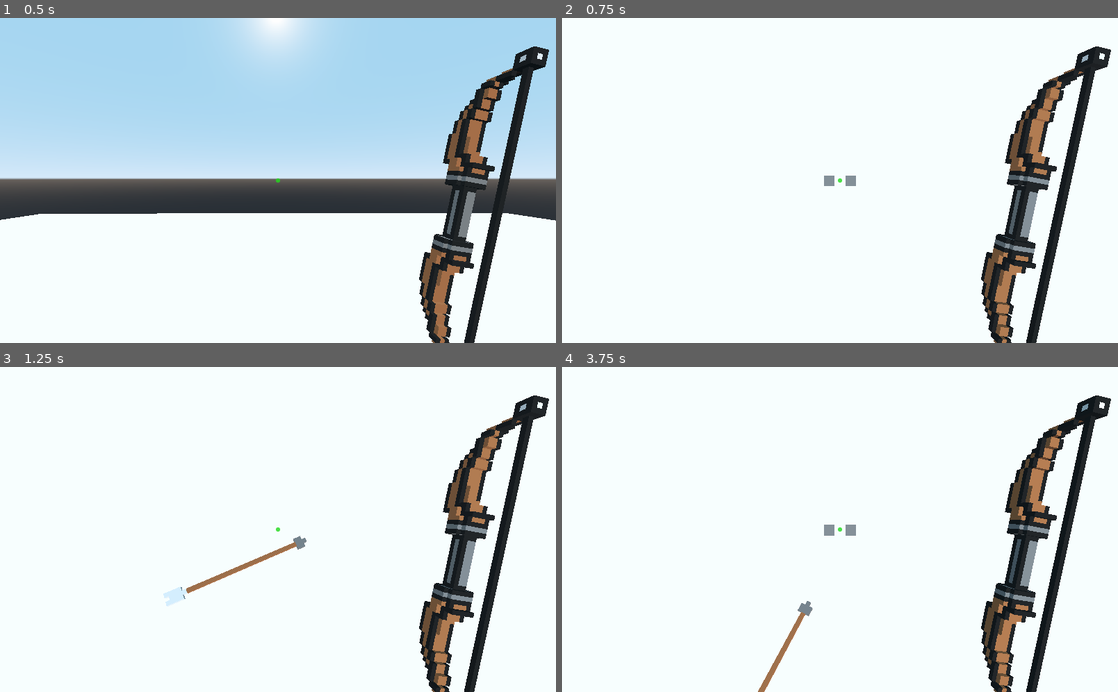
Above: before the commit, frames 1-4 (two rows, left to right).
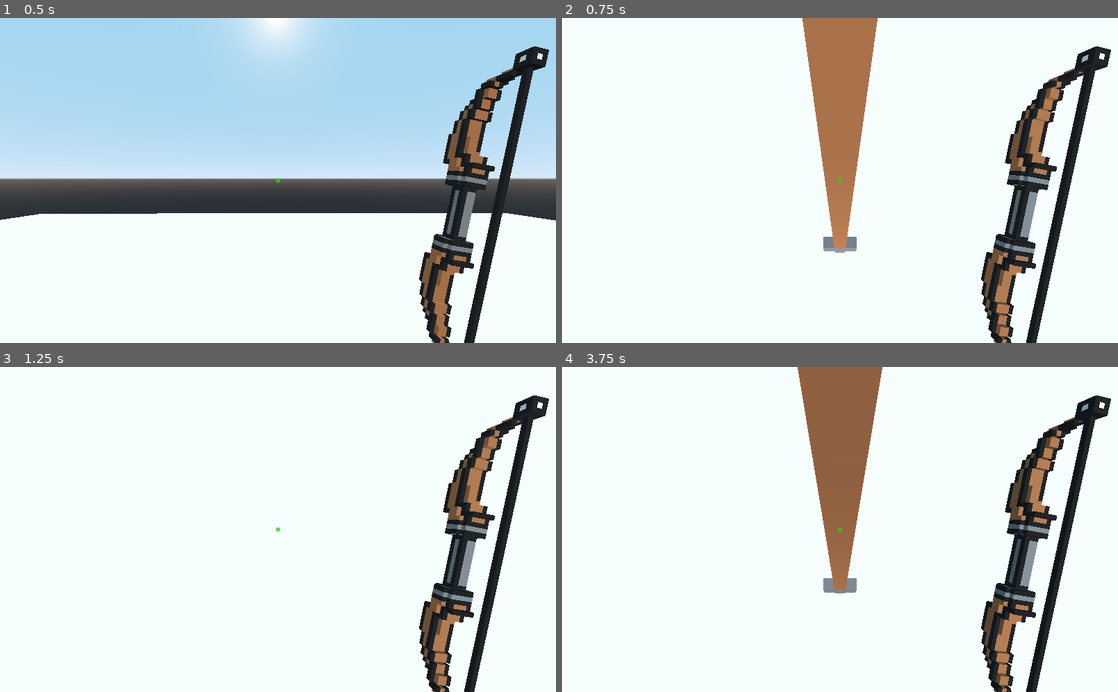
Above: after the commit, the same moments.

Repository: Wellbek/GamePhysicsSPP
Game: Godot game, scene res://Scenes/PrototypeScene.tscn
The game is run twice, just before and just after one commit, with the same random seed, the same clock (stepped at 60 frames per second) and the same inputs.
Inputs (mouse positions are in pixels of both pictures, inside the frame that each line leads up to):
- Up to frame 1 (0.5 s): no input
- Up to frame 2 (0.75 s): tap Enter at 0.5 s; move the mouse to (962, 164) at 0.52 s; click (962, 164) at 0.6 s
- Up to frame 3 (1.25 s): no input
- Up to frame 4 (3.75 s): move the mouse to (728, 545) at 1.27 s; tap Ctrl (show_mouse) at 1.35, 2.85 s; tap Space at 2 s; move the mouse to (895, 458) at 2.02 s; click (895, 458) at 2.1 s; move the mouse to (812, 594) at 2.77 s; tap Enter at 3.5 s; move the mouse to (1006, 578) at 3.52 s; click (1006, 578) at 3.6 s

Frame 1 is identical in both runs. In frame 2, 5.7% of the frame differs, in the area x 43-57%, y 0-73%; in frame 3, 0.5%; in frame 4, 6.5%, in the area x 35-58%, y 0-100%.

Commit message:
Arrow now rotating but not correctly...

Diff:
--- a/Final Game/Instances/Entities/Arrow.gd
+++ /dev/null
@@ -1,6 +0,0 @@
-extends RigidBody
-
-func _process(delta):
-	# TODO: Arrow realistisch rotieren
-	# mby hilfreich: https://www.youtube.com/watch?v=3gHdnF1FZ1w (das ist 2D)
-	pass
--- a/Final Game/Instances/Entities/arrow.tscn
+++ b/Final Game/Instances/Entities/arrow.tscn
@@ -1,14 +1,11 @@
-[gd_scene load_steps=6 format=2]
+[gd_scene load_steps=5 format=2]
 
 [ext_resource path="res://Assets/Bow/bow_mat.tres" type="Material" id=1]
 [ext_resource path="res://Assets/Bow/arrow.obj" type="ArrayMesh" id=2]
-[ext_resource path="res://Instances/Entities/Arrow.gd" type="Script" id=3]
+[ext_resource path="res://Scripts/Arrow.gd" type="Script" id=3]
 
 [sub_resource type="BoxShape" id=1]
-extents = Vector3( 0.0958491, 0.047526, 0.124253 )
-
-[sub_resource type="BoxShape" id=2]
-extents = Vector3( 0.0705033, 0.0317685, 0.919152 )
+extents = Vector3( 0.146515, 0.109373, 1 )
 
 [node name="arrow" type="Spatial"]
 transform = Transform( 0.5, 0, 0, 0, 0.5, 0, 0, 0, 0.5, 0, 0, 0 )
@@ -19,17 +16,12 @@
 script = ExtResource( 3 )
 
 [node name="Spatial" type="Spatial" parent="RigidBody"]
-transform = Transform( 0.5, 0, 0, 0, 0.5, 0, 0, 0, 0.5, 0, 0, 0 )
 
 [node name="MeshInstance" type="MeshInstance" parent="RigidBody/Spatial"]
-transform = Transform( -1, 0, -3.25841e-07, 0, 1, 0, 3.25841e-07, 0, -1, -0.05, -1.55, -0.5 )
+transform = Transform( -0.5, 0, -1.62921e-07, 0, 0.5, 0, 1.62921e-07, 0, -0.5, -0.025, -0.775, -0.25 )
 mesh = ExtResource( 2 )
 material/0 = ExtResource( 1 )
 
-[node name="Tip_CollisionShape" type="CollisionShape" parent="RigidBody"]
-transform = Transform( -1, 0, -3.25841e-07, 0, 1, 0, 3.25841e-07, 0, -1, -3.09199e-07, 0, -0.687741 )
+[node name="CollisionShape" type="CollisionShape" parent="RigidBody/Spatial"]
+transform = Transform( 1, 0, 0, 0, 1, 0, 0, 0, 1, 0, 0, 0.0936524 )
 shape = SubResource( 1 )
-
-[node name="CollisionShape" type="CollisionShape" parent="RigidBody"]
-transform = Transform( 1, 0, 0, 0, 1, 0, 0, 0, 1, 0, 0, 0.128948 )
-shape = SubResource( 2 )
--- /dev/null
+++ b/Final Game/Scripts/Arrow.gd
@@ -0,0 +1,13 @@
+extends RigidBody
+
+var child = null
+
+func _ready():
+	child = get_child(0);
+
+func _process(delta):
+	# works kinda. however, the max/min rot we can get from start is like +/-25 (and just doesnt rlly look right in game)
+	var vec = Vector2(max(-global_transform.basis.inverse().xform(linear_velocity).z, 0),  linear_velocity.y)
+	var rot = int(rad2deg(vec.angle()))
+	if child.rotation.x != rot:
+		child.rotation_degrees.x = rot
Not shown, removed: Final Game/Instances/Entities/arrow.tscn.tmp
